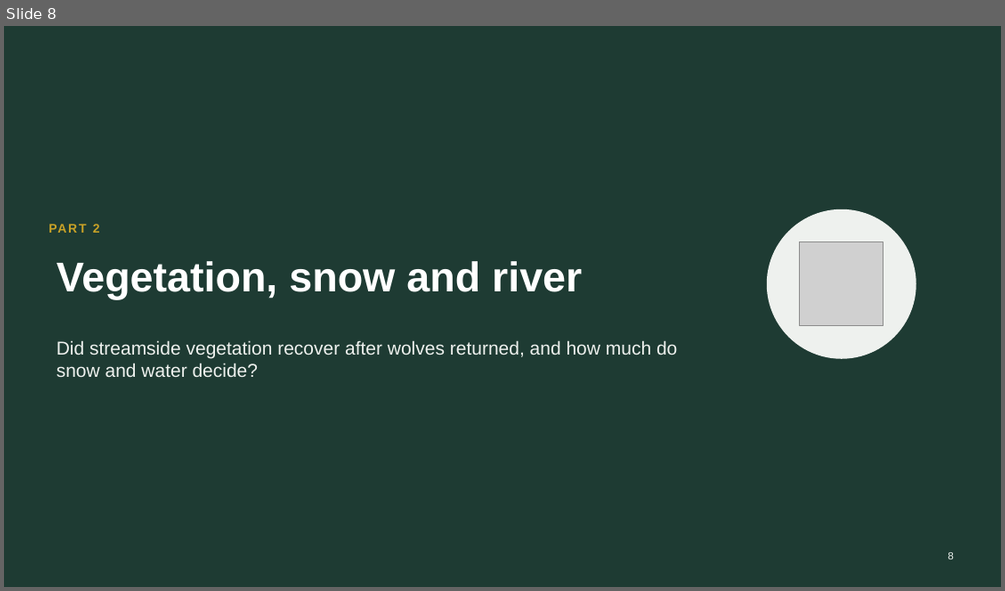
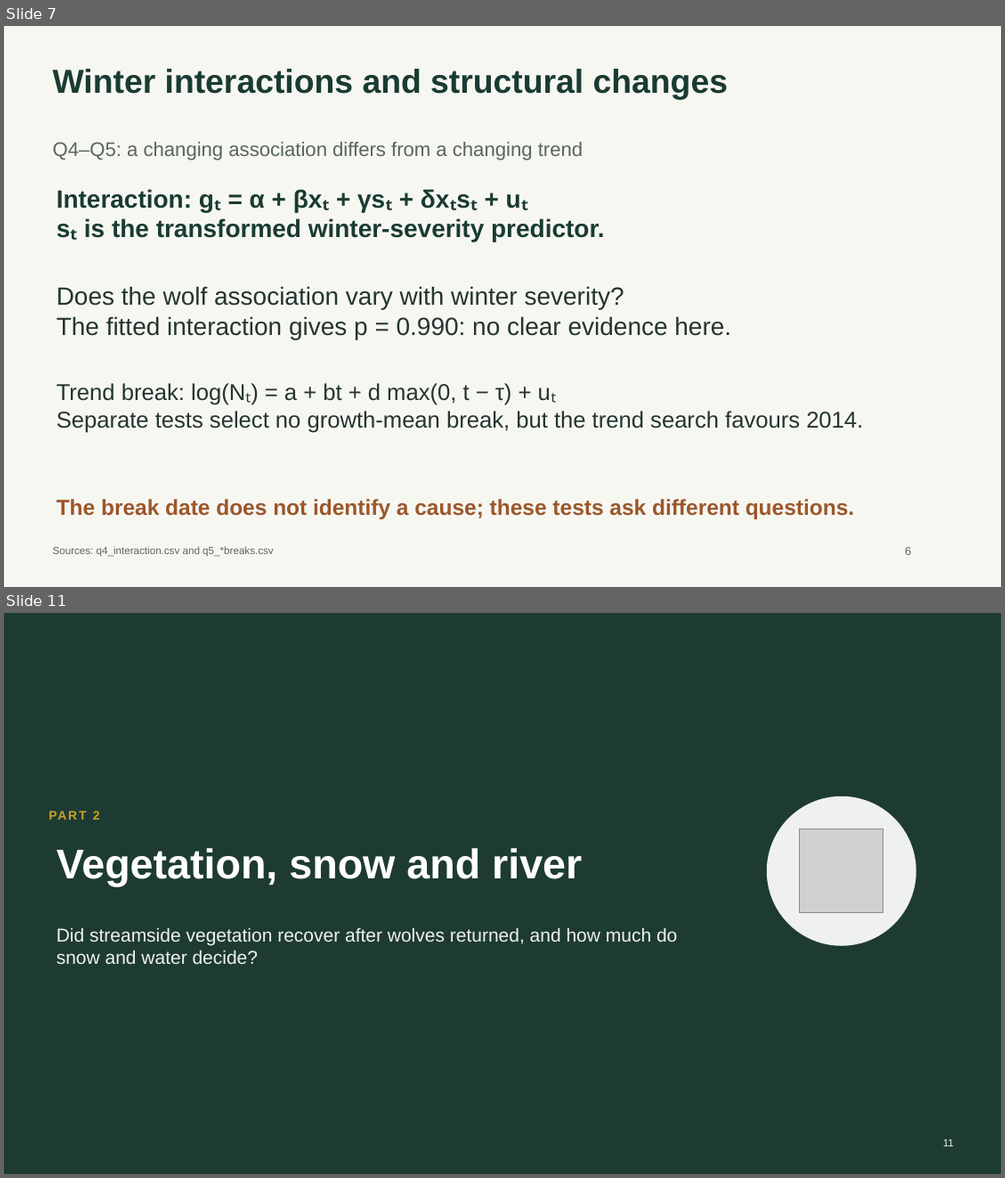
Before and after one commit to green-turtle18/yellowstone-tsa, a slide deck: 05_synthesis/final_presentation/Yellowstone_TSA_Combined.pptx. Shown one above the other, each under a label of ours: slide 8 before the commit, slides 7 and 11 after it; the slides between them are not shown. The pictures are 1005x591 and 1005x1178 pixels, drawn with LibreOffice and Linux fonts; fonts in the diff are those of the drawing; grey boxes stand for pictures. Boxes give left, top, right and bottom in pixels: in the first picture for what was removed or moved away, otherwise in the second. Text is boxed around its words. In the diff, an @@ line names an element or a change of style, - is before the commit and + after.

```diff
--- a/05_synthesis/final_presentation/Yellowstone_TSA_Combined.pptx
+++ b/05_synthesis/final_presentation/Yellowstone_TSA_Combined.pptx
@@ slide 7 added at (4, 26, 1001, 587), background #F7F7F2 @@
@@ text added at (53, 69, 728, 99), 32 pt, text #193B32, bold @@
+Winter interactions and structural changes
@@ text added at (53, 142, 582, 160), 19 pt, text #58665F @@
+Q4–Q5: a changing association differs from a changing trend
@@ text added at (57, 189, 605, 242), 24 pt, text #193B32, bold @@
+Interaction: gₜ = α + βxₜ + γsₜ + δxₜsₜ + uₜ
+sₜ is the transformed winter-severity predictor.
@@ text added at (57, 286, 731, 339), 24 pt, text #24352F @@
+Does the wolf association vary with winter severity?
+The fitted interaction gives p = 0.990: no clear evidence here.
@@ text added at (57, 383, 863, 433), 22 pt, text #24352F @@
+Trend break: log(Nₜ) = a + bt + d max(0, t − τ) + uₜ
+Separate tests select no growth-mean break, but the trend search favours 2014.
@@ text added at (57, 499, 854, 519), 21 pt, text #9B572B, bold @@
+The break date does not identify a cause; these tests ask different questions.
@@ text added at (53, 546, 274, 556), 10 pt, text #58665F @@
+Sources: q4_interaction.csv and q5_*breaks.csv
@@ text added at (905, 547, 911, 555), 11 pt, text #58665F @@
+6
@@ what was slide 8 is now slide 11 @@
@@ page number at (943, 1139, 954, 1146): text changed @@
-8
+11
```
Also in this commit, not shown: 3 slides changed, 6 other slides added, 4 slides removed, 6 other files.
